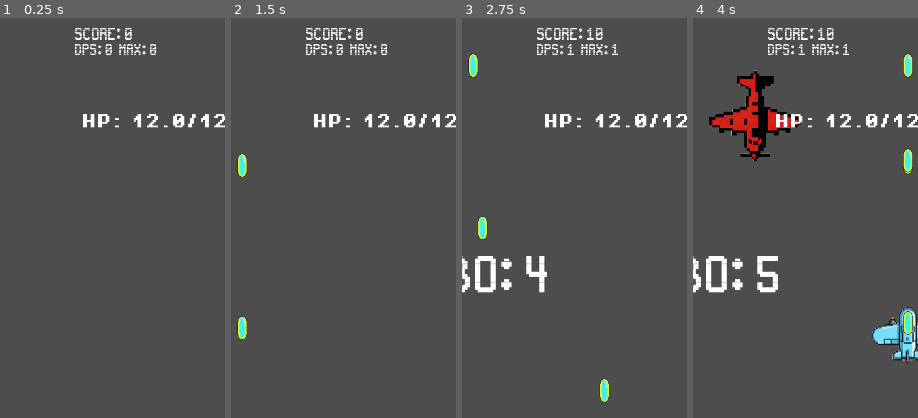
Above: before the commit, frames 1-4 (left to right).
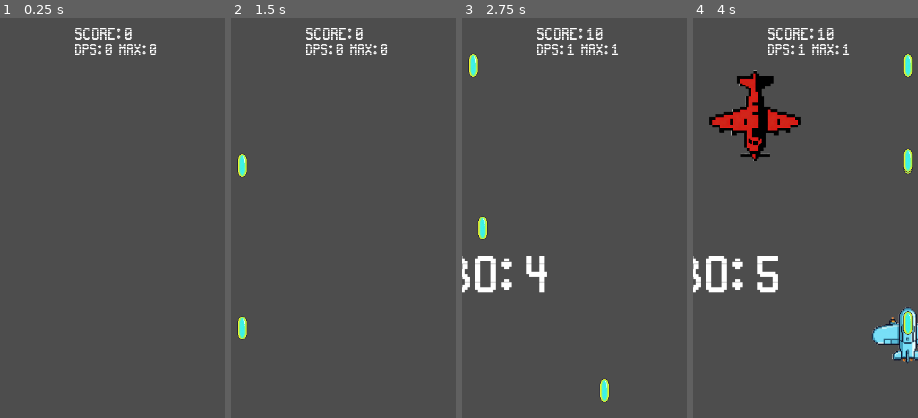
Above: after the commit, the same moments.

Repository: qingzhixing/plane-war
Game: Godot game, scene res://scenes/Main.tscn
The game is run twice, just before and just after one commit, with the same random seed, the same clock (stepped at 60 frames per second) and the same inputs. Sound files missing from this copy of the repository are replaced by a short silence.
Inputs (mouse positions are % of the whole screen's width and height, from its top left):
- Up to frame 1 (0.25 s): no input
- Up to frame 2 (1.5 s): click "暂停" at 0.5 s; click "继续" at 1.25 s
- Up to frame 3 (2.75 s): tap Enter at 2 s; move the mouse to (72, 45) at 2.02 s; hold D from 2.03 s (still down); tap P at 2.1 s; click (72, 45) at 2.17 s
- Up to frame 4 (4 s): release D at 2.75 s; drag from (30, 55) to (52, 6) at 2.77 s; move the mouse to (60, 28) at 3.52 s; hold D from 3.53 s (still down); tap P at 3.6 s; click (60, 28) at 3.67 s
The pictures show only the part of the screen within x 50-100%, y 0-50%; the shares and areas given below are measured in that part.

The runs differ from the first frame. In frame 1, 0.9% of the frame differs, in the area x 36-100%, y 24-28%; in frame 2, 0.9%; in frame 3, 0.9%; in frame 4, 0.9%.

Commit message:
🔧 CHORE: 删除玩家生命值系统，玩家不会死亡
Made-with: Cursor

Diff:
--- a/scripts/game_over.gd
+++ b/scripts/game_over.gd
@@ -2,10 +2,8 @@
 
 const _DEFAULT_UI_THEME: Theme = preload("res://assets/theme/default_ui_theme.tres")
 
-@export var player_path: NodePath
 @export var main_path: NodePath = NodePath("..")
 
-var _player: Node = null
 var _main: Node = null
 var _panel: ColorRect
 var _label: Label
@@ -15,10 +13,6 @@
 
 func _ready() -> void:
 	add_to_group("game_over_ui")
-	if player_path != NodePath(""):
-		_player = get_node(player_path)
-		if _player != null and _player.has_signal("died"):
-			_player.died.connect(_on_player_died)
 	if main_path != NodePath(""):
 		_main = get_node(main_path)
 
@@ -79,9 +73,6 @@
 	visible = true
 	get_tree().paused = true
 
-func _on_player_died() -> void:
-	show_game_over()
-
 func _on_continue_pressed() -> void:
 	# 旧的“继续游玩 + 回复 HP + 无敌”机制已移除，本函数保留占位以兼容旧场景结构，不再执行任何逻辑。
 	pass
--- a/scripts/hud.gd
+++ b/scripts/hud.gd
@@ -28,7 +28,6 @@
 @onready var _score_label: Label = %ScoreLabel
 @onready var _combo_label: Label = %ComboLabel
 @onready var _dps_label: Label = %DpsLabel
-var _hp_label: Label = null
 var _bomb_button: Button = null
 
 
@@ -48,7 +47,6 @@
 		_combo_base_scale = _combo_label.scale
 	_ensure_combo_notice_label()
 	_ensure_combo_screen_vfx_nodes()
-	_ensure_hp_label()
 	if _dps_label != null:
 		_dps_label.mouse_filter = Control.MOUSE_FILTER_IGNORE
 
@@ -105,7 +103,6 @@
 		_update_combo_screen_vfx(c)
 		if _dps_label != null:
 			_dps_label.text = "DPS: %.0f  Max: %.0f" % [cur, max_val]
-		_update_hp_label()
 		_update_bomb_button()
 
 
@@ -285,33 +282,6 @@
 	_combo_full_tint.set_offsets_preset(Control.PRESET_FULL_RECT)
 	_combo_full_tint.color = Color(1, 1, 1, 0.0)
 	root.add_child(_combo_full_tint)
-
-
-func _ensure_hp_label() -> void:
-	var root := get_node_or_null("Root") as Control
-	if root == null:
-		return
-	_hp_label = Label.new()
-	_hp_label.mouse_filter = Control.MOUSE_FILTER_IGNORE
-	_hp_label.horizontal_alignment = HORIZONTAL_ALIGNMENT_RIGHT
-	_hp_label.anchor_left = 0.68
-	_hp_label.anchor_right = 0.98
-	_hp_label.anchor_top = 0.12
-	_hp_label.anchor_bottom = 0.17
-	_hp_label.text = "HP: 0.0/0.0"
-	if _pixel_bold_font != null:
-		_hp_label.add_theme_font_override("font", _pixel_bold_font)
-	_hp_label.add_theme_font_size_override("font_size", 24)
-	root.add_child(_hp_label)
-
-
-func _update_hp_label() -> void:
-	if _hp_label == null or _player == null:
-		return
-	if _player.has_method("get_hp") and _player.has_method("get_max_hp"):
-		var hp := float(_player.get_hp())
-		var max_hp := float(_player.get_max_hp())
-		_hp_label.text = "HP: %.1f/%.1f" % [hp, max_hp]
 
 
 func _update_combo_screen_vfx(combo: int) -> void:
--- a/scripts/player.gd
+++ b/scripts/player.gd
@@ -1,12 +1,9 @@
 extends CharacterBody2D
-
-signal died
 
 @export var move_speed: float = 600.0
 @export var keyboard_speed_multiplier: float = 1.5
 @export var fire_interval: float = 0.2
 @export var bullet_scene: PackedScene
-@export var max_hp: float = 12.0
 @export var hit_invulnerable_seconds: float = 0.35
 
 var _fire_timer: float = 0.0
@@ -30,7 +27,6 @@
 	"arrow": false,
 	"boomerang": false,
 }
-var _hp: float = 0.0
 var _hit_invulnerable_timer: float = 0.0
 var _damage_multiplier: float = 1.0
 @onready var _fallback_bullet_scene: PackedScene = preload("res://scenes/bullets/PlayerBullet.tscn")
@@ -40,7 +36,6 @@
 	add_to_group("player")
 	if bullet_scene == null and _fallback_bullet_scene != null:
 		bullet_scene = _fallback_bullet_scene
-	_hp = max_hp
 
 func _unhandled_input(event: InputEvent) -> void:
 	if event is InputEventScreenTouch:
@@ -171,14 +166,11 @@
 		bullet.set_penetration(penetration)
 	scene.add_child(bullet)
 
-func apply_damage(amount: float) -> void:
+func apply_damage(_amount: float) -> void:
 	if _hit_invulnerable_timer > 0.0:
 		return
 	_hit_invulnerable_timer = hit_invulnerable_seconds
-	_hp = maxf(0.0, _hp - amount)
 	get_tree().call_group("battle_stats_manager", "on_player_hit")
-	if _hp <= 0.0:
-		emit_signal("died")
 
 func get_bullet_count() -> int:
 	return _bullet_count
@@ -193,14 +185,6 @@
 
 func get_boss_damage_multiplier() -> float:
 	return _boss_damage_multiplier
-
-
-func get_hp() -> float:
-	return _hp
-
-
-func get_max_hp() -> float:
-	return max_hp
 
 
 func has_weapon_unlocked(weapon_id: String) -> bool:
@@ -251,9 +235,6 @@
 			bullet_speed *= 1.12
 		"damage_percent":
 			_damage_multiplier *= 1.2
-		"hp_up":
-			max_hp += 2.0
-			_hp = minf(max_hp, _hp + 2.0)
 		"spread_focus":
 			# 聚焦只在多弹时有意义；效果做得更明显，便于玩家感知
 			if _bullet_count > 1:
--- a/scripts/upgrade_ui.gd
+++ b/scripts/upgrade_ui.gd
@@ -4,7 +4,7 @@
 
 const UPGRADES: Array[Dictionary] = [
 	{"id": "fire_rate", "name": "射速提升", "desc": "射击间隔缩短 15%"},
-	{"id": "damage_percent", "name": "伤害强化", "desc": "伤害提高 20%（支持小数）"},
+	{"id": "damage_percent", "name": "伤害强化", "desc": "伤害提高 20%"},
 	{"id": "multi_shot", "name": "弹数+1", "desc": "每次射击多 1 发，弹道略分散"},
 	{"id": "move_speed", "name": "机动强化", "desc": "移动速度 +12%"},
 	{"id": "bullet_speed", "name": "弹速提升", "desc": "子弹飞行速度 +12%"},
@@ -13,7 +13,6 @@
 	{"id": "combo_boost", "name": "连击推进", "desc": "每次命中额外 +1 连击"},
 	{"id": "combo_guard", "name": "稳态护盾", "desc": "抵消一次受击导致的连击中断"},
 	{"id": "bomb_cooldown", "name": "符卡充能", "desc": "符卡冷却缩短 15%"},
-	{"id": "hp_up", "name": "机体修复", "desc": "最大 HP +2，并回复 2 HP"},
 	{"id": "weapon_arrow_unlock", "name": "解锁武器：弓箭", "desc": "切换为高速穿透箭矢"},
 	{"id": "weapon_boomerang_unlock", "name": "解锁武器：回旋镖", "desc": "切换为可回返的回旋镖"},
 	{"id": "score_up", "name": "评分增幅", "desc": "击杀得分乘区 +15%"},
@@ -222,7 +221,6 @@
 		"combo_boost",
 		"combo_guard",
 		"bomb_cooldown",
-		"hp_up",
 		"weapon_arrow_unlock",
 		"weapon_boomerang_unlock",
 	]
